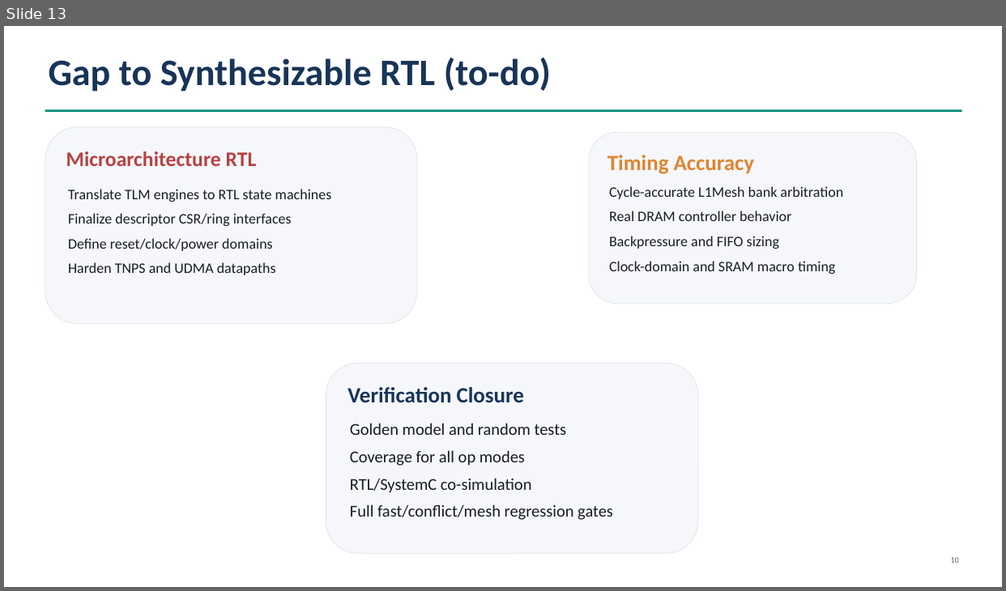
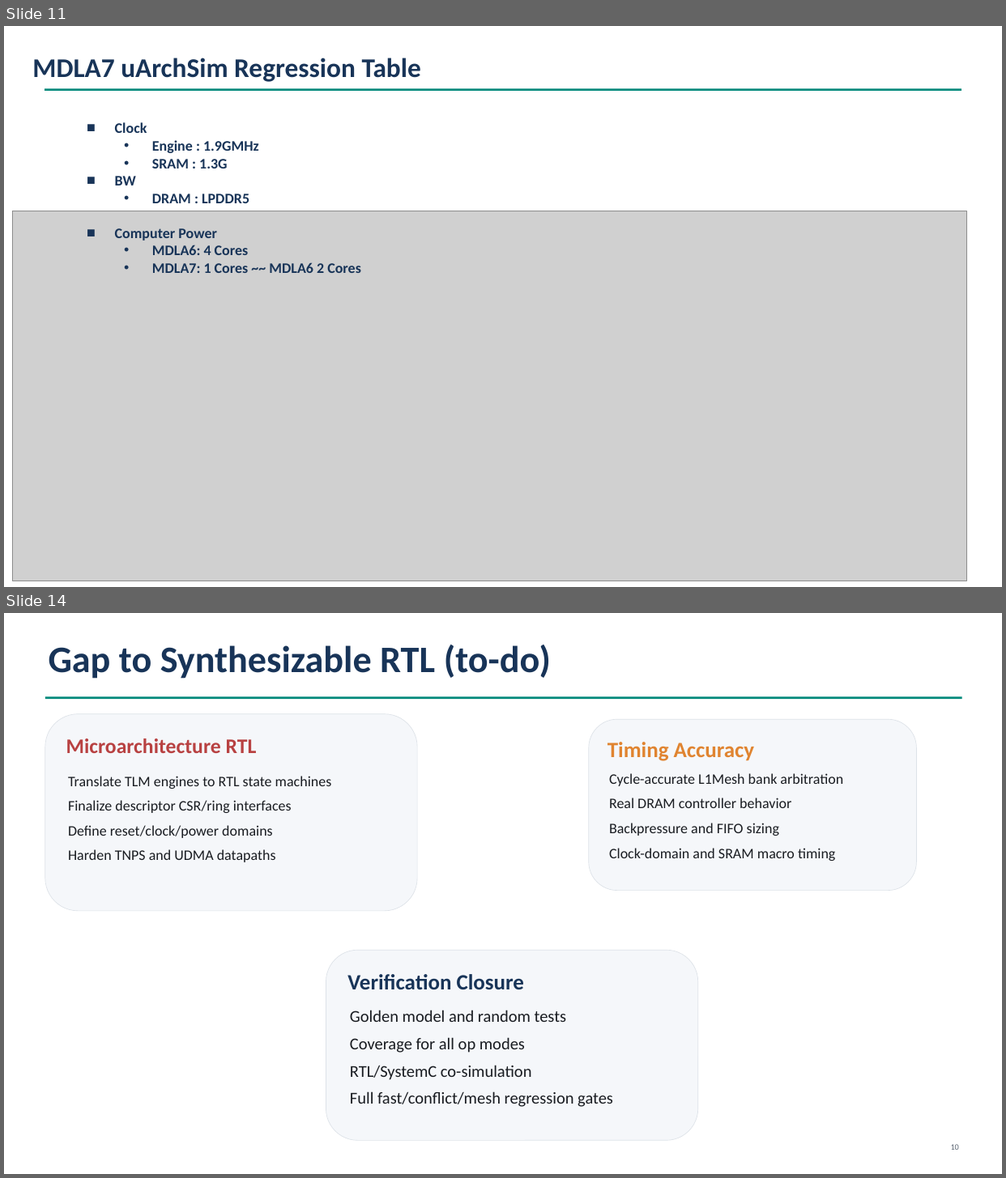
Before and after one commit to cclwylin/mdla7, a slide deck: reports/uArcSim Implementation by AI.pptx. Shown one above the other, each under a label of ours: slide 13 before the commit, slides 11 and 14 after it; the slides between them are not shown. The pictures are 1006x591 and 1006x1178 pixels, drawn with LibreOffice and Linux fonts; fonts in the diff are those of the drawing; grey boxes stand for pictures. Boxes give left, top, right and bottom in pixels: in the first picture for what was removed or moved away, otherwise in the second. Text is boxed around its words. In the diff, an @@ line names an element or a change of style, - is before the commit and + after.

```diff
--- a/reports/uArcSim Implementation by AI.pptx
+++ b/reports/uArcSim Implementation by AI.pptx
@@ slide 11 added at box(4, 26, 1002, 587), background #FFFFFF @@
@@ title added at box(32, 58, 421, 82), 26 pt, text #183458, bold @@
+MDLA7 uArchSim Regression Table
@@ rectangle added at box(44, 89, 961, 91), fill #00897B @@
@@ text added at box(115, 122, 361, 273), 14 pt, text #183458, bold @@
+■ Clock
+  • Engine : 1.9GMHz
+  • SRAM : 1.3G
+■ BW
+  • DRAM : LPDDR5
+■ Computer Power
+  • MDLA6: 4 Cores
+  • MDLA7: 1 Cores ~~ MDLA6 2 Cores
@@ picture added at box(12, 211, 966, 582) @@
@@ what was slide 13 is now slide 14 @@
```
Also in this commit, not shown: 7 slides changed, 1 other slide added, 1 slide removed, 3 other files.
